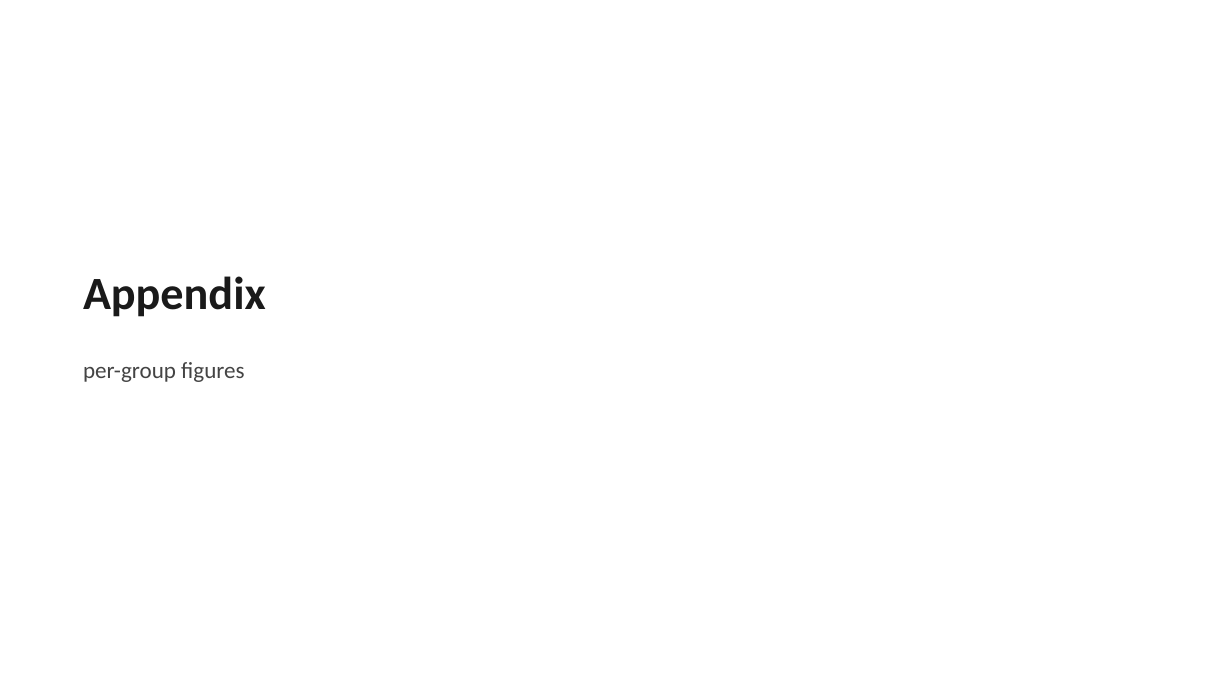
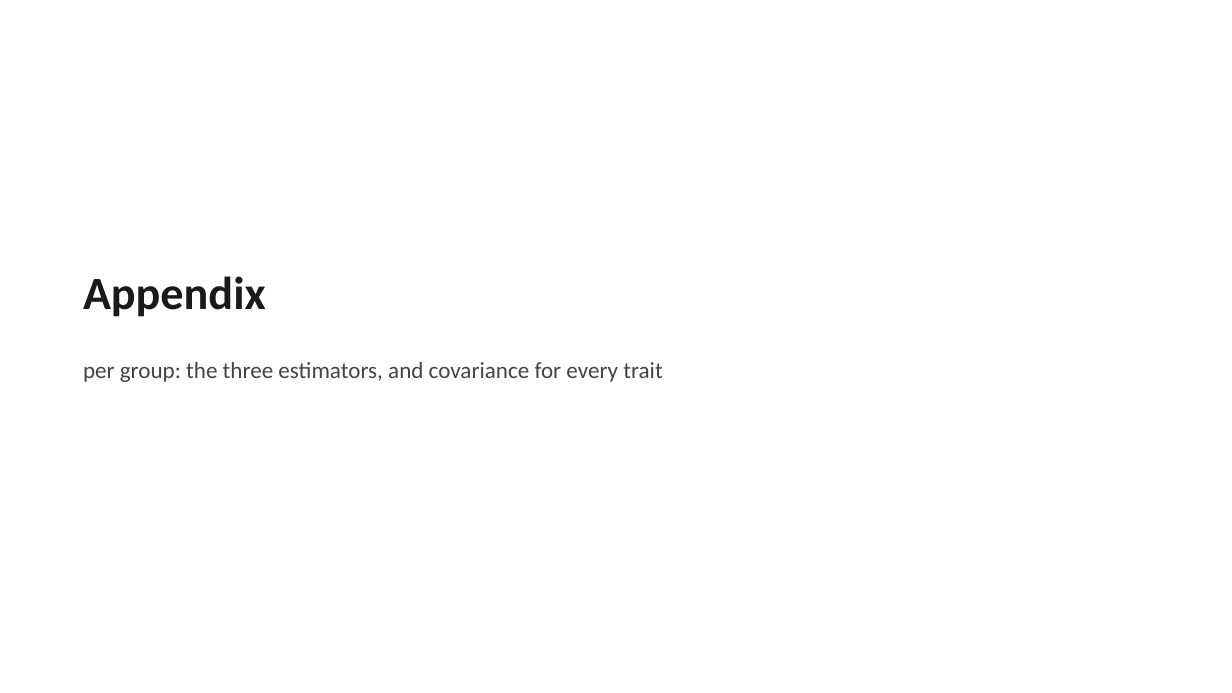
Before and after one commit to mkiravn/aou-covariance, a slide deck: slide 19 of slides/relatedness_condensed.pptx. Drawn at 1232x693 pixels with LibreOffice and Linux fonts; fonts in the diff are those of the drawing. Boxes give left, top, right and bottom in pixels: in the first picture for what was removed or moved away, otherwise in the second. Text is boxed around its words. In the diff, an @@ line names an element or a change of style, - is before the commit and + after.

```diff
--- a/slides/relatedness_condensed.pptx
+++ b/slides/relatedness_condensed.pptx
@@ text at bbox=[83, 362, 662, 382]: text changed @@
-per-group figures
+per group: the three estimators, and covariance for every trait
```
Also in this commit, not shown: 3 slides removed, 1 other file.
